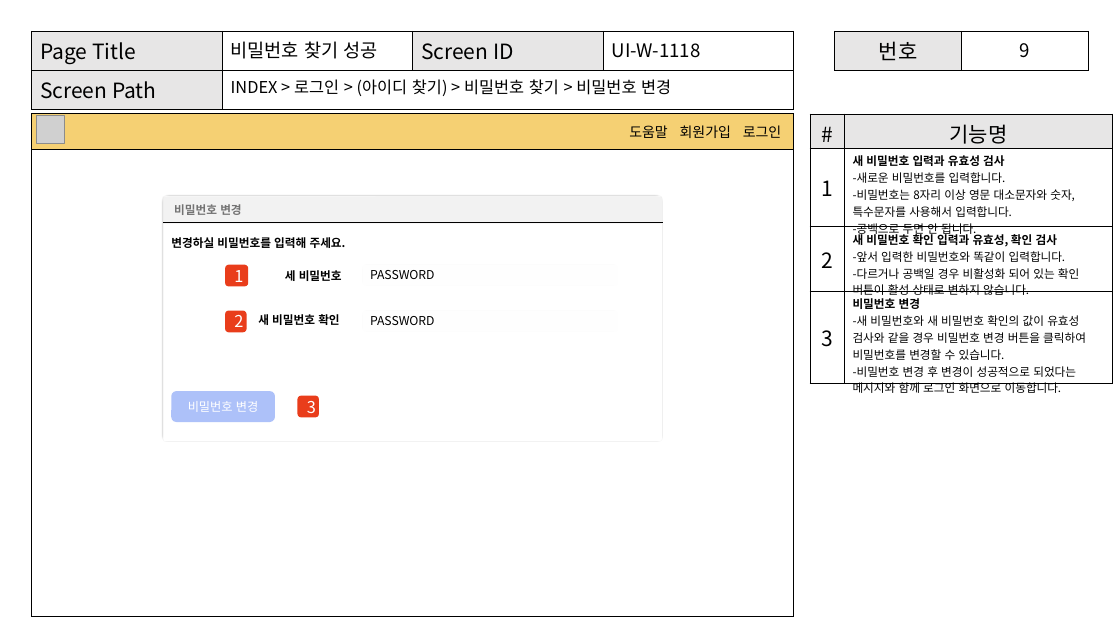
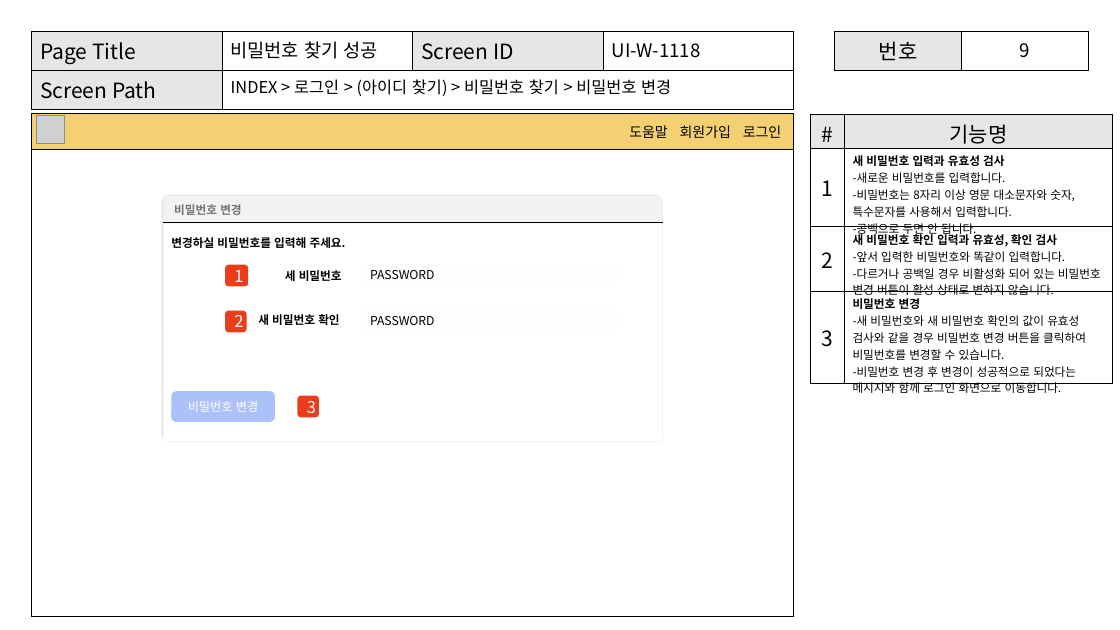
Before and after one commit to Shimcoding/AnywhereBnb, a slide deck: slide 29 of 제주관광비앤비_프로젝트.pptx. Drawn at 1120x630 pixels with LibreOffice and Linux fonts; fonts in the diff are those of the drawing; grey boxes stand for pictures. Boxes give left, top, right and bottom in pixels: in the first picture for what was removed or moved away, otherwise in the second. Text is boxed around its words. In the diff, an @@ line names an element or a change of style, - is before the commit and + after.

```diff
--- a/제주관광비앤비_프로젝트.pptx
+++ b/제주관광비앤비_프로젝트.pptx
@@ table at <box>811,114,1113,397</box> @@
-row 3, column 2: 새 비밀번호 확인 입력과 유효성, 확인 검사 / -앞서 입력한 비밀번호와 똑같이 입력합니다. / -다르거나 공백일 경우 비활성화 되어 있는 확인 버튼이 활성 상태로 변하지 않습니다.
+row 3, column 2: 새 비밀번호 확인 입력과 유효성, 확인 검사 / -앞서 입력한 비밀번호와 똑같이 입력합니다. / -다르거나 공백일 경우 비활성화 되어 있는 비밀번호 변경 버튼이 활성 상태로 변하지 않습니다.
```
Also in this commit, not shown: 5 other slides changed, 4 other files.
